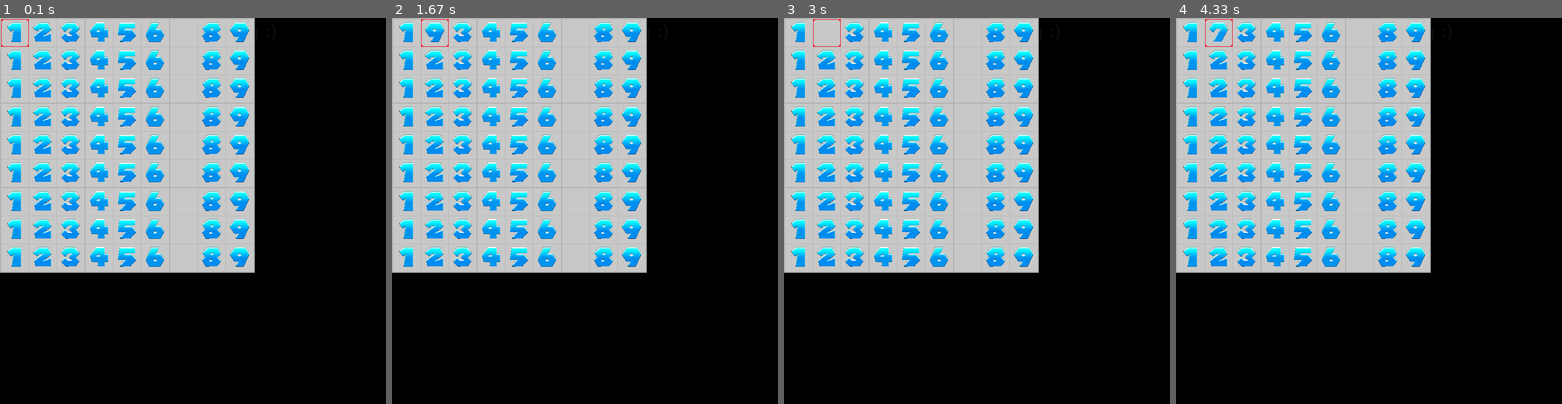
Above: before the commit, frames 1-4 (left to right).
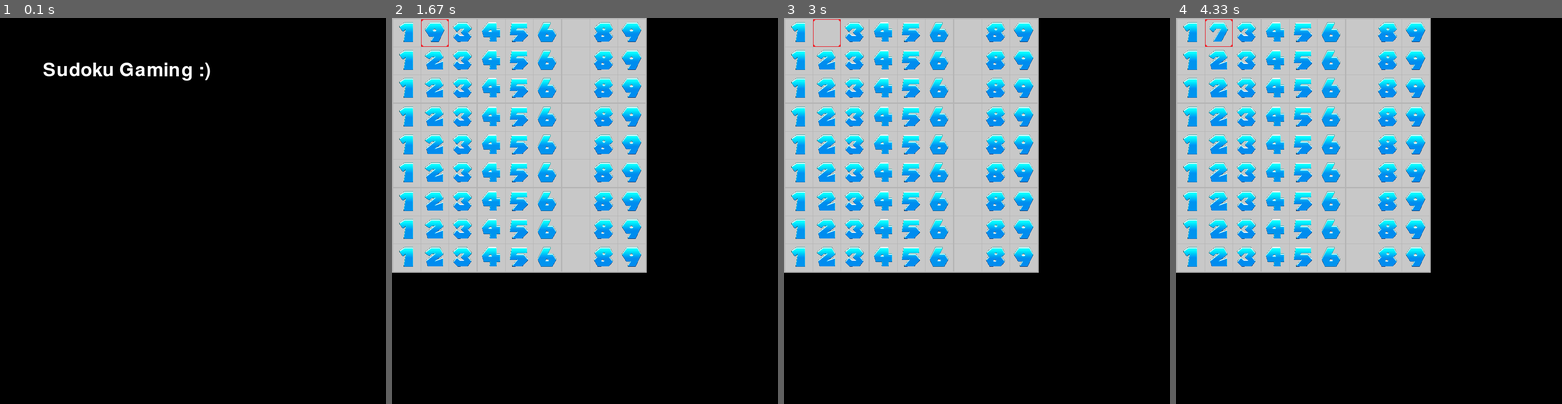
Above: after the commit, the same moments.

Repository: lexi-h/mysudoku-pygame
Game: pygame game, started from sudoku-main.py
Two runs of this game, one before a commit and one after it. Both use one fixed random seed, a clock stepped at 60 frames per second and the inputs below.
Inputs:
- Up to frame 1 (0.1 s): no input
- Up to frame 2 (1.67 s): tap Enter at 0.33 s; hold Right 0.67-1.13 s; tap 4 at 1.17 s; tap 9 at 1.5 s
- Up to frame 3 (3 s): tap one key every 0.33 s from 1.83 s: 1 5 9 0
- Up to frame 4 (4.33 s): tap one key every 0.33 s from 3.17 s: 6 9 2 7

The runs differ from the first frame. In frame 1, 43% of the frame differs, in the area x 0-66%, y 0-66%; in frame 2, less than 0.1%; in frame 3, less than 0.1%; in frame 4, less than 0.1%.

Commit message:
made game states more functional. title screen works
still unsure how i'm going to handle global scope loading things. maybe everything just needs to be in the global scope? idk

Diff:
--- a/sudoku-main.py
+++ b/sudoku-main.py
@@ -174,7 +174,7 @@
         text = font.render("Sudoku Gaming :)", True, (10,10,10))
         textpos = text.get_rect(centerx=background.get_width() / 2, y=10)
 
-    gamemode = 3
+    gamemode = 0
     clock = pygame.time.Clock()
 
     gamelooprunning = True
@@ -183,21 +183,60 @@
 
         #########
         # GAMEMODES
-        # 0 = Title Screen
-        # 1 = Menus
-        # 2 = Sudoku Setup
-        # 3 = Sudoku Game
-        # 4 = Sudoku Pause?
+        # 0 = Initialize Title Screen
+        # 1 = Title Screen
+        # 2 = Menus
+        # 3 = Initialize Sudoku
+        # 4 = Sudoku Game
+        # 5 = Sudoku Pause?
         #########
 
+        # INITIALIZE TITLE SCREEN
+        if gamemode == 0:
+            # Load Title Screen
+            pass
+
+            #goto title screen
+            gamemode = 1
+
         # TITLE SCREEN
-        if gamemode == 0:
-            pass
-            # display title screen until player presses enter
+        if gamemode == 1:
+            # make font
+            if pygame.font:
+                font = pygame.font.Font(None, 64)
+                text = font.render("Sudoku Gaming :)", True, (WHITE))
+                textpos = text.get_rect(centerx=background.get_width() / 2, y=10)
+
+            # handle input; ENTER goes to the main menu
+            for event in pygame.event.get():
+                #print(event)
+                #if event.type == pygame.KeyDown:
+                if event.type == pygame.QUIT:
+                    gamelooprunning=False
+                elif event.type == pygame.KEYDOWN and event.key == pygame.K_ESCAPE:
+                    gamelooprunning=False
+
+                # ENTER moves to the main menu
+                elif event.type == pygame.KEYDOWN and (event.key == pygame.K_RETURN or event.key == pygame.K_KP_ENTER):
+                    gamemode = 4 # goes directly to sudoku for now
+
+            # DRAW
+            background = pygame.Surface(screen.get_size())
+            background = background.convert()
+            background.fill(black)
+
+            screen.blit(background, (0,0))
+
+            screen.blit(text, (100,100))
+
+            pygame.display.flip()
+
+
+
 
 
         # SUDOKU GAME
-        if gamemode == 3:
+        if gamemode == 4:
         #########
         # inputs and event handling
         #########
@@ -246,16 +285,10 @@
             background = pygame.Surface(screen.get_size())
             background = background.convert()
             background.fill(black)
-            #screen.fill(black)
-
-            background.blit(text, textpos)
-
-            #allsprites.update()
 
             screen.blit(background, (0,0))
 
             board.draw(screen)
-            #allsprites.draw(screen)
             pygame.display.flip()
 
             #board.print_board()
